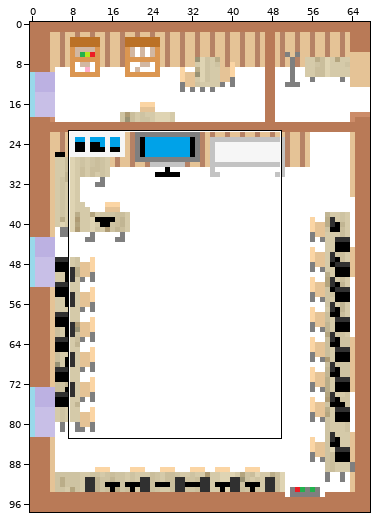
One commit to this sprite sheet: out/production/GameTest/RKabinet116.png. Above, an overview of the earlier version with the close-up marked.
Close-up. Before the commit:
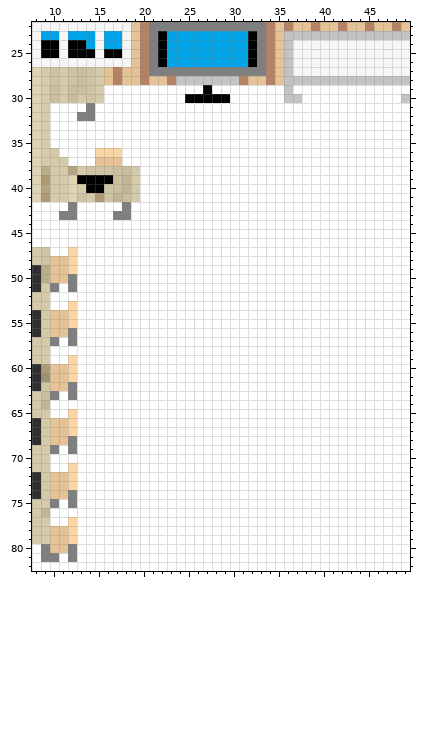
The file is 68x98 pixels. Colours within 5 levels of each other are drawn and written as one. Shown: x 8..49, y 22..82.
After:
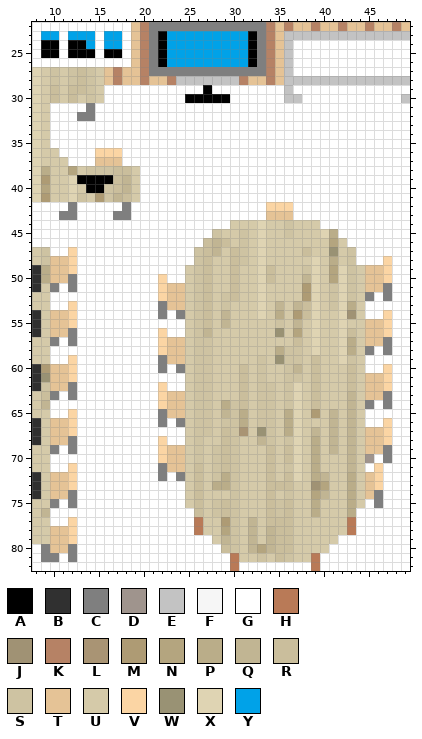
Palette (. is transparent): A #000000  B #303030  C #7f7f7f  D #9f948d  E #c3c3c3  F #f6f6f6  G #ffffff  H #b97a57  J #a09274  K #b68265  L #a99474  M #ae9b74  N #b4a57f  P #baad89  Q #c1b593  R #cabe9c  S #cec3a2  T #e5c396  U #d5caa9  V #fbd5a4  W #999274  X #dfd4b3  Y #00a2e8
Diff:
Changed rows in their new state; - is an unchanged pixel.
first column x 8:
22 GGGGGGGGGGG-------------------------------
23 G--G---G--G-------------------------------
24 G--G---G--G------------------GGGGGGGGGGGGG
25 G--G---G--G------------------GGGGGGGGGGGGG
26 GGGGGGGGGGG------------------GGGGGGGGGGGGG
27 -----------------------------GGGGGGGGGGGGG
first column x 22:
42 ------------VVV-----------
43 ------------TTT-----------
44 --------UUUXUUSUUU--------
45 ------SUUSUXUUSUUUXP------
46 -----RQRUSUXUUUUUUUNU-----
47 ----SRQURSUXUUUURUUWUS----
48 ----SRUURSUXUUUUUXUPUS---V
49 ---USRUURUUXRUUUSXUNXSUTTV
50 V--USRUURUUXRUUUQXUNXSUTTV
51 VTTUSRUURUUXUUUUMXUSXSUTTC
52 VTTUSRUSRUUXUUUUMXUSXSUC-C
53 CTTUSRUSUUUXUQUQRXUSXPU---
54 C-CUSRUQUUUXUPUMRXUUXJU--V
55 ---USRUQUUUUUSUQUXUUXUUTTV
56 V--USQUUUUUUUWUNUXUUXRUTTV
57 VTTUSSUUUUUUUUURUXUUXPUTTC
58 VTTUSSUUUUUUUPSSUXUUXPUC-C
59 CTTUSSUUUUUSUWSSURUUXSU---
60 C-CUSSUUURUSUUSQURUUURU--V
61 ---USSUUURUSUUSSURUUURUTTV
62 V--USSUUURUSSUSXURUUURUTTV
63 VTTUSSUUURUSSUSXURUUUQUTTC
64 VTTUSSUPSRUSSUSXURUUUQUC-C
65 CTTUSSUQSPUSSUPXUMUQUQU---
66 C-CUSSUSSPUSSUPXUUUQUQU--V
67 ---USSURSLUWSUPXUQUQUQUTTV
68 V--USUURSUUQSUSXUPUQUQUTTV
69 VTTUSUSRSUUURURXUPUQUQUTTC
70 VTTUSUSRSUUURURXUPUUUQUD-C
71 CTTURUSRSUUURUSXUPUUUQU-V-
72 C-CURUSPSUUURURXUPQUUPUTV-
73 ---URUPPSUUURRRUUJNUUPUTV-
74 ---URUUUSUUURUSUUNQUUPUTC-
75 ---URUSRSUUURSRUUPUUUPU-C-
76 ----RUSRSUUURSRUUPUUUP----
77 ----HUUMSUQURRRUUUUUUH----
78 ----HUUNSUQUQRRUUUUUUH----
79 ------UQSUQUQRRUUUUU------
80 -------RSUQNQRRUUUU-------
81 --------HUUSURSUUH--------
82 --------H--------H--------
Pixel boxes of the changes (left, top, right, bottom) in both close-ups:
changed: (32, 22, 131, 67)
changed: (293, 40, 410, 76)
changed: (158, 202, 392, 571)
